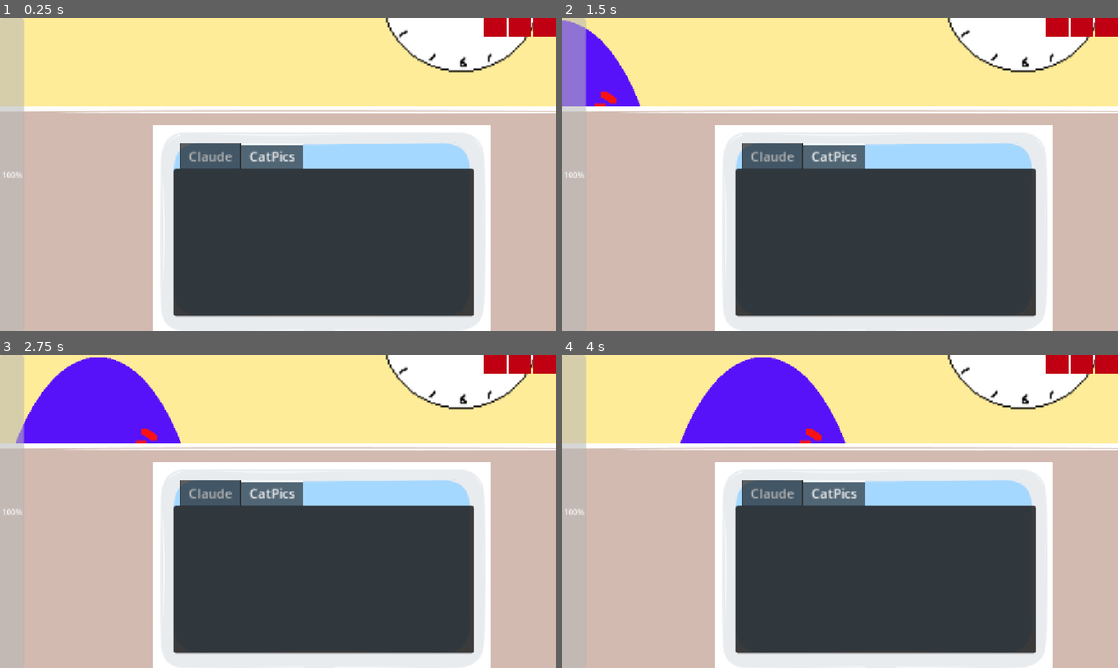
Above: before the commit, frames 1-4 (two rows, left to right).
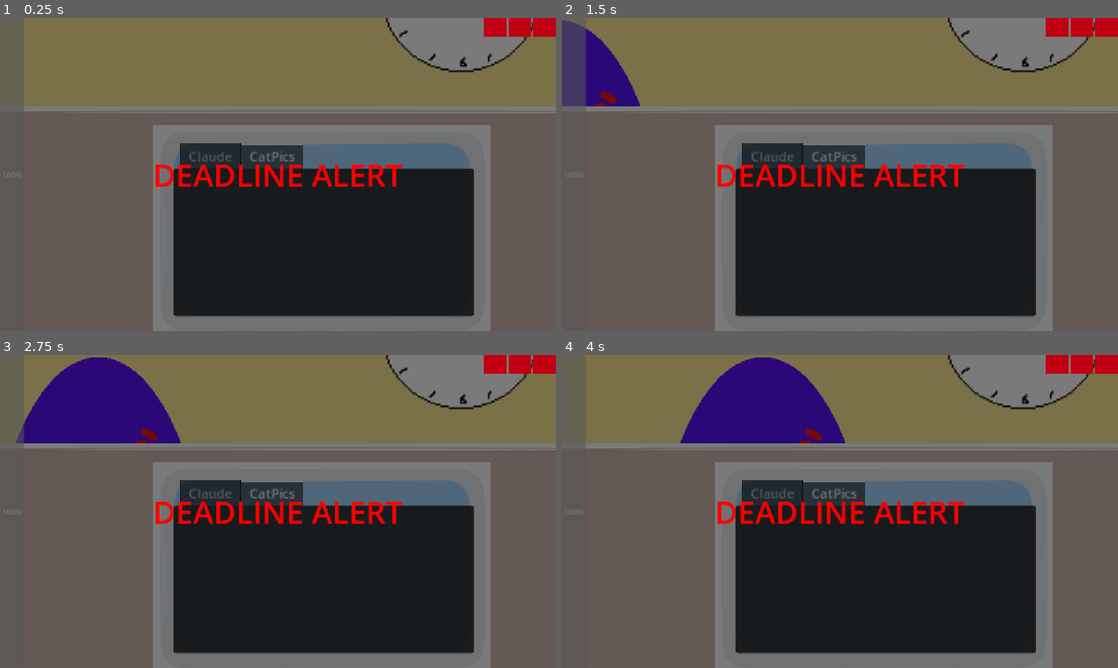
Above: after the commit, the same moments.

Repository: natleahh/gmtk-jam-2026
Game: Godot game, scene res://prototypes/ADHDHell/main.tscn
Same seed, same stepped clock (60 frames per second), same inputs: the game is played once before the commit and once after it. The project has no main scene, so this scene is started directly.
Inputs (mouse positions are in pixels of both pictures, inside the frame that each line leads up to):
- Up to frame 1 (0.25 s): no input
- Up to frame 2 (1.5 s): tap Enter at 0.5 s; move the mouse to (962, 158) at 0.52 s; move the mouse to (728, 190) at 1.27 s
- Up to frame 3 (2.75 s): move the mouse to (333, 442) at 2.02 s
- Up to frame 4 (4 s): move the mouse to (812, 574) at 2.77 s; move the mouse to (1006, 558) at 3.52 s

The runs differ from the first frame. In frame 1, 99% of the frame differs, in the area x 0-100%, y 0-100%; in frame 2, 99%; in frame 3, 99%; in frame 4, 99%.

Commit message:
Unify game over states
Co-authored-by: Lily <1368025+Lily418@users.noreply.github.com>

Diff:
--- a/prototypes/ADHDHell/deadline_alert.gd
+++ /dev/null
@@ -1,16 +0,0 @@
-extends Label
-
-
-# Called when the node enters the scene tree for the first time.
-func _ready() -> void:
-	pass # Replace with function body.
-
-
-# Called every frame. 'delta' is the elapsed time since the previous frame.
-func _process(delta: float) -> void:
-	pass
-
-
-func _on_okr_timer_timeout() -> void:
-	visible = true# Replace with function body.
-	$AudioStreamPlayer.play()
--- a/prototypes/ADHDHell/hud.gd
+++ b/prototypes/ADHDHell/hud.gd
@@ -11,18 +11,18 @@
 @export var color_rect_2: ColorRect
 @export var color_rect_3: ColorRect
 
-
 @onready var tasks: Array[ColorRect] = [
 		color_rect_1,
 		color_rect_2,
 		color_rect_3,
 ]
+@export var deadline_alert: Label
+@export var audio_stream_player: AudioStreamPlayer
+
 
 func _ready() -> void:
 	dopamine_system.level_updated.connect(_on_updated_dopamine)
 	OkrSystem.completion_update.connect(_on_update_okr)
-
-
 
 func _on_updated_dopamine():
 	progress_bar.value = dopamine_system.level
@@ -30,5 +30,10 @@
 func _on_update_okr():
 	tasks[OkrSystem.current].color = Color("green")
 
-func game_over():
+func game_over(text: String, sound: bool):
+	deadline_alert.text = text
+	deadline_alert.visible = true
 	game_over_screen.visible = true
+	visible = true
+	if sound:
+		audio_stream_player.play()
--- a/prototypes/ADHDHell/main.gd
+++ b/prototypes/ADHDHell/main.gd
@@ -1,12 +1,10 @@
 extends Node2D
-
-
 
 @export var dopamine_system: Dopaminesystem
 @export var hud: HUD
 @export var clock: Sprite2D
 @export var okr_timer: Timer
-
+@export var deadline_alert: Label
 
 func _ready() -> void:
 	dopamine_system.level_depleted.connect(game_over)
@@ -15,5 +13,10 @@
 	clock.update_clock(okr_timer.time_left, okr_timer.wait_time)
 
 func game_over():
+	var game_over_text: String
+	if dopamine_system.level <= 0:
+		game_over_text = "NO MORE DOPAMINE, SORRY! :("
+	else:
+		game_over_text = "GAME OVER: OH NO, WE MISSED THE EOQ (End of Quarter) DEALINE :("
+	hud.game_over(game_over_text, dopamine_system.level > 0)
 	process_mode = Node.PROCESS_MODE_DISABLED
-	hud.game_over()
--- a/prototypes/ADHDHell/main.tscn
+++ b/prototypes/ADHDHell/main.tscn
@@ -6,22 +6,22 @@
 [ext_resource type="Script" uid="uid://bpxmtrw1aa55y" path="res://prototypes/ADHDHell/behaviour_tracker_system.gd" id="2_s8r6p"]
 [ext_resource type="Script" uid="uid://ctsak67naioso" path="res://prototypes/ADHDHell/character_controller.gd" id="4_0vcbb"]
 [ext_resource type="PackedScene" uid="uid://dlnnt1jsme788" path="res://prototypes/ADHDHell/computer/computer.tscn" id="4_g7oiy"]
-[ext_resource type="Script" uid="uid://w2ikdkwt5ckg" path="res://prototypes/ADHDHell/hud.gd" id="6_0l71j"]
+[ext_resource type="Script" uid="uid://ciho8h0fymg6s" path="res://prototypes/ADHDHell/hud.gd" id="6_0l71j"]
 [ext_resource type="Script" uid="uid://bkvqfvaoa0che" path="res://prototypes/ADHDHell/dopamine_system.gd" id="6_tcltd"]
 [ext_resource type="Texture2D" uid="uid://bvc0yjc0f7jwu" path="res://prototypes/ADHDHell/clock-face.png" id="7_r4p8i"]
 [ext_resource type="Script" uid="uid://skaae8dupmag" path="res://prototypes/ADHDHell/clock.gd" id="8_suv5x"]
 [ext_resource type="PackedScene" uid="uid://br7aiyq58itld" path="res://prototypes/ADHDHell/boss/boss.tscn" id="8_w1o0w"]
 [ext_resource type="Script" uid="uid://iluqsfef1fkv" path="res://prototypes/ADHDHell/okr_system.gd" id="9_ce8lw"]
 [ext_resource type="Texture2D" uid="uid://rjm1ps10kkaa" path="res://prototypes/ADHDHell/clock-hand.png" id="9_g7oiy"]
-[ext_resource type="Script" uid="uid://drlcgvulxr4d8" path="res://prototypes/ADHDHell/deadline_alert.gd" id="10_g7oiy"]
 [ext_resource type="AudioStream" uid="uid://dntmyhshnx0y3" path="res://deadline_sound.ogg" id="11_w1o0w"]
 
-[node name="Main" type="Node2D" unique_id=623799325 node_paths=PackedStringArray("dopamine_system", "hud", "clock", "okr_timer")]
+[node name="Main" type="Node2D" unique_id=623799325 node_paths=PackedStringArray("dopamine_system", "hud", "clock", "okr_timer", "deadline_alert")]
 script = ExtResource("1_ndhnn")
 dopamine_system = NodePath("DopamineSystem")
 hud = NodePath("CharacterController/Camera2D/HUD")
 clock = NodePath("Wall/Clock")
 okr_timer = NodePath("OKRTimer")
+deadline_alert = NodePath("CharacterController/Camera2D/HUD/GameOverScreen/Deadline Alert")
 
 [node name="BehaviourTrackerSystem" type="Node" parent="." unique_id=1246224387]
 script = ExtResource("2_s8r6p")
@@ -90,7 +90,7 @@
 drag_right_margin = 0.5
 drag_bottom_margin = 0.5
 
-[node name="HUD" type="CanvasLayer" parent="CharacterController/Camera2D" unique_id=1036558482 node_paths=PackedStringArray("main", "dopamine_system", "progress_bar", "game_over_screen", "h_box_container", "color_rect_1", "color_rect_2", "color_rect_3")]
+[node name="HUD" type="CanvasLayer" parent="CharacterController/Camera2D" unique_id=1036558482 node_paths=PackedStringArray("main", "dopamine_system", "progress_bar", "game_over_screen", "h_box_container", "color_rect_1", "color_rect_2", "color_rect_3", "deadline_alert", "audio_stream_player")]
 follow_viewport_scale = 0.001
 script = ExtResource("6_0l71j")
 main = NodePath("../../..")
@@ -101,6 +101,8 @@
 color_rect_1 = NodePath("Control/HBoxContainer/ColorRect1")
 color_rect_2 = NodePath("Control/HBoxContainer/ColorRect2")
 color_rect_3 = NodePath("Control/HBoxContainer/ColorRect3")
+deadline_alert = NodePath("GameOverScreen/Deadline Alert")
+audio_stream_player = NodePath("GameOverScreen/Deadline Alert/DeadlineSound")
 
 [node name="ProgressBar" type="ProgressBar" parent="CharacterController/Camera2D/HUD" unique_id=616730029]
 anchors_preset = 9
@@ -112,13 +114,34 @@
 fill_mode = 3
 
 [node name="GameOverScreen" type="ColorRect" parent="CharacterController/Camera2D/HUD" unique_id=1143214843]
-visible = false
 anchors_preset = 15
 anchor_right = 1.0
 anchor_bottom = 1.0
 grow_horizontal = 2
 grow_vertical = 2
-color = Color(0.44705883, 0.09803922, 0.09019608, 0.52156866)
+color = Color(0, 0, 0, 0.52156866)
+
+[node name="Deadline Alert" type="Label" parent="CharacterController/Camera2D/HUD/GameOverScreen" unique_id=1710389741]
+layout_mode = 1
+anchors_preset = 8
+anchor_left = 0.5
+anchor_top = 0.5
+anchor_right = 0.5
+anchor_bottom = 0.5
+offset_left = -259.0
+offset_top = -44.0
+offset_right = 259.0
+offset_bottom = 44.0
+grow_horizontal = 2
+grow_vertical = 2
+theme_override_colors/font_color = Color(1, 0, 0, 1)
+theme_override_font_sizes/font_size = 64
+text = "DEADLINE ALERT"
+horizontal_alignment = 1
+vertical_alignment = 1
+
+[node name="DeadlineSound" type="AudioStreamPlayer" parent="CharacterController/Camera2D/HUD/GameOverScreen/Deadline Alert" unique_id=1627249281]
+stream = ExtResource("11_w1o0w")
 
 [node name="Control" type="Control" parent="CharacterController/Camera2D/HUD" unique_id=1094649383]
 layout_mode = 3
@@ -153,20 +176,4 @@
 size_flags_horizontal = 3
 color = Color(0.7520303, 0, 0.070110016, 1)
 
-[node name="Deadline Alert" type="Label" parent="CharacterController/Camera2D/HUD" unique_id=1710389741]
-visible = false
-offset_left = 400.0
-offset_top = 300.0
-offset_right = 918.0
-offset_bottom = 388.0
-theme_override_colors/font_color = Color(1, 0, 0, 1)
-theme_override_font_sizes/font_size = 64
-text = "DEADLINE ALERT"
-horizontal_alignment = 1
-vertical_alignment = 1
-script = ExtResource("10_g7oiy")
-
-[node name="AudioStreamPlayer" type="AudioStreamPlayer" parent="CharacterController/Camera2D/HUD/Deadline Alert" unique_id=1627249281]
-stream = ExtResource("11_w1o0w")
-
-[connection signal="timeout" from="OKRTimer" to="CharacterController/Camera2D/HUD/Deadline Alert" method="_on_okr_timer_timeout"]
+[connection signal="timeout" from="OKRTimer" to="CharacterController/Camera2D/HUD/GameOverScreen/Deadline Alert" method="_on_okr_timer_timeout"]
